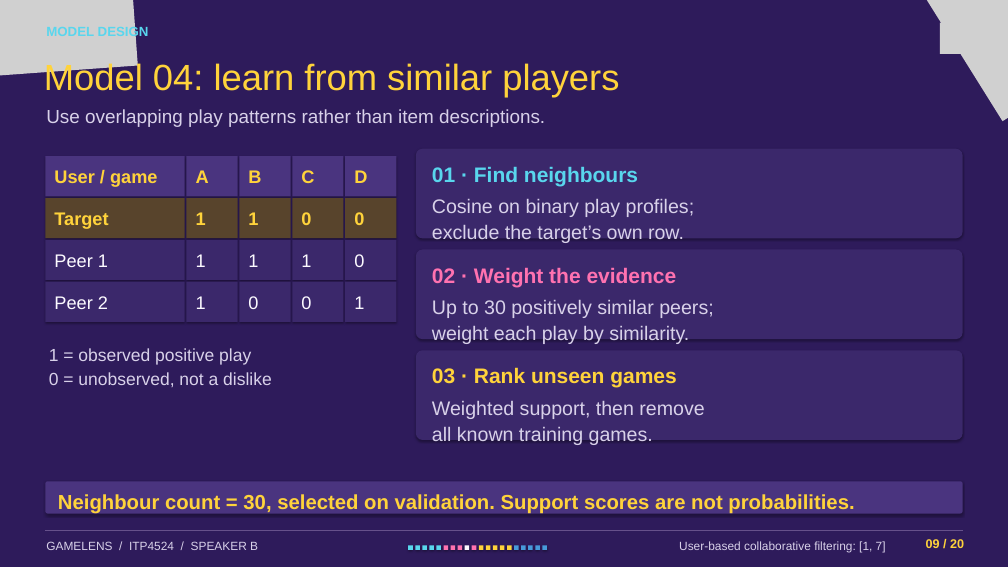
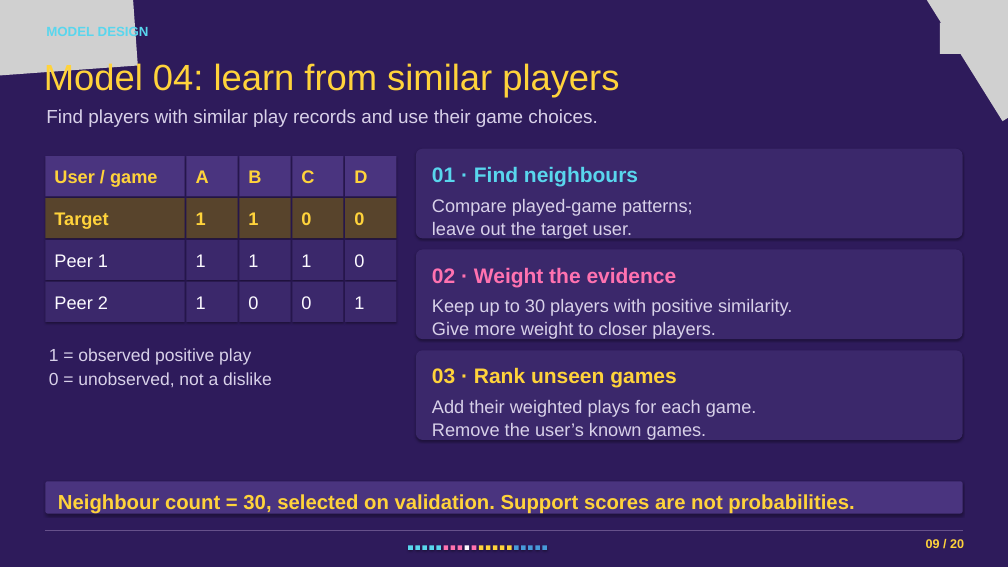
Before and after one commit to CalebChan411/ITP4524GP, a slide deck: slide 9 of part_b/game_recommendation/presentation.pptx. Drawn at 1008x567 pixels with LibreOffice and Linux fonts; fonts in the diff are those of the drawing; grey boxes stand for pictures. Boxes give left, top, right and bottom in pixels: in the first picture for what was removed or moved away, otherwise in the second. Text is boxed around its words. In the diff, an @@ line names an element or a change of style, - is before the commit and + after.

```diff
--- a/part_b/game_recommendation/presentation.pptx
+++ b/part_b/game_recommendation/presentation.pptx
@@ text at box(46, 109, 597, 127): text changed @@
-Use overlapping play patterns rather than item descriptions.
+Find players with similar play records and use their game choices.
@@ text at box(432, 199, 693, 239): text changed; size 28 to 26 pt @@
-Cosine on binary play profiles;
-exclude the target’s own row.
+Compare played-game patterns;
+leave out the target user.
@@ text at box(432, 299, 792, 339): text changed; size 28 to 26 pt @@
-Up to 30 positively similar peers;
-weight each play by similarity.
+Keep up to 30 players with positive similarity.
+Give more weight to closer players.
@@ text at box(432, 400, 757, 440): text changed; size 28 to 26 pt @@
-Weighted support, then remove
-all known training games.
+Add their weighted plays for each game.
+Remove the user’s known games.
@@ text removed at box(46, 541, 258, 550) @@
-GAMELENS / ITP4524 / SPEAKER B
@@ text removed at box(679, 541, 886, 553) @@
-User-based collaborative filtering: [1, 7]
```
Also in this commit, not shown: 17 other slides changed, 1 slide added, 1 slide removed, 4 other files.
